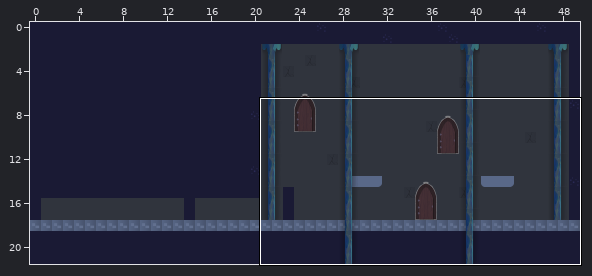
One commit to this Tiled map: BADROCK NEW REPO/BossMapTest.tmx. The first picture is a wide view before the edit; the outline marks the close-up.
Close-up. Before:
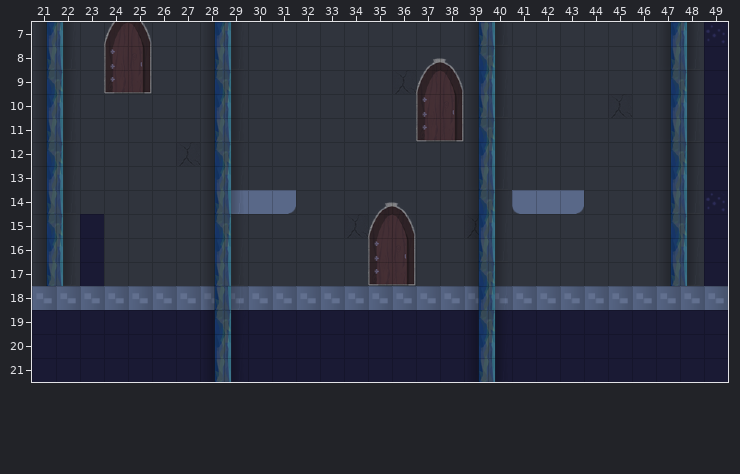
Cells are 32x32 px. Shown: x 21..49, y 7..21.
And afterwards:
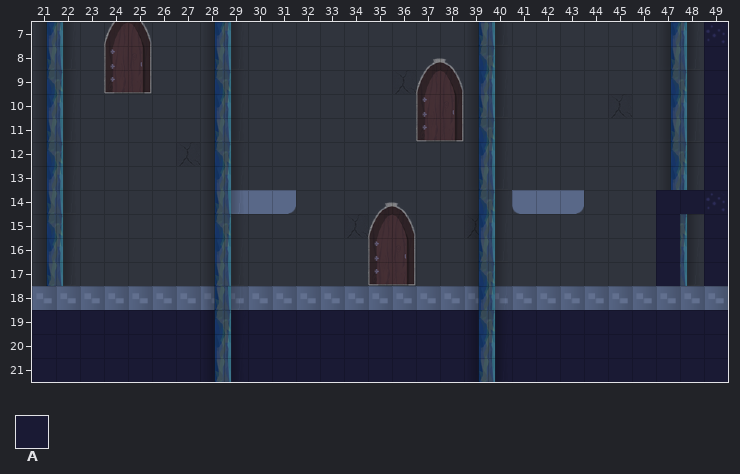
Key: from "tilesmap3": A 1.
_ is an empty cell.
What changed:
Layer "blockingWalls":
y 14: x 47..48 __ -> AA
y 15..17: x 23 A -> _; x 47 _ -> A
Boxes around the changes in both close-ups, in picture pixels (x1, y1, x2, y2):
added: (656, 190, 704, 286)
removed: (80, 214, 104, 286)
